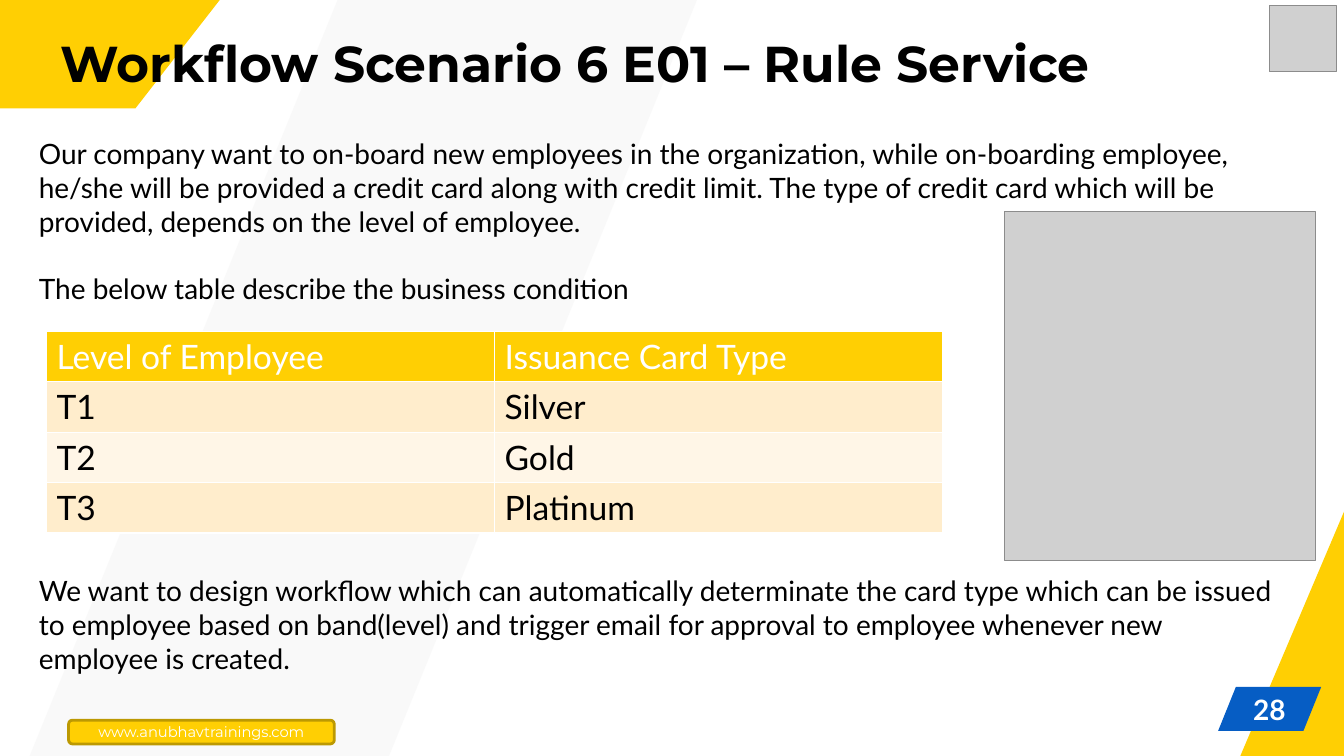
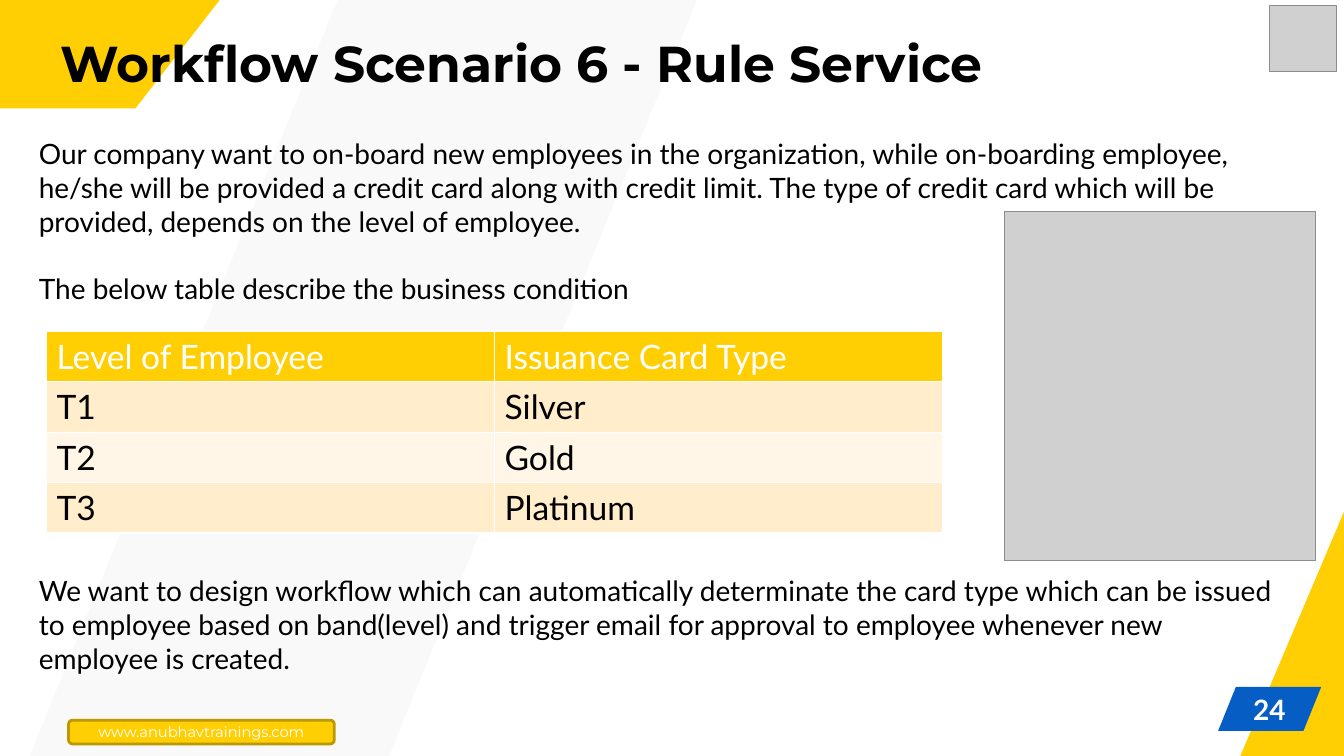
Before and after one commit to soyuztechnologies/BTP_CLD500, a slide deck: slide 24 of Day 3/Day 3.pptx (slide 28 before the commit). Drawn at 1344x756 pixels with LibreOffice and Linux fonts; fonts in the diff are those of the drawing; grey boxes stand for pictures. Boxes give left, top, right and bottom in pixels: in the first picture for what was removed or moved away, otherwise in the second. Text is boxed around its words. In the diff, an @@ line names an element or a change of style, - is before the commit and + after.

```diff
--- a/Day 3/Day 3.pptx
+++ b/Day 3/Day 3.pptx
@@ title at (x1=61, y1=34, x2=983, y2=95): text changed @@
-Workflow Scenario 6 E01 – Rule Service
+Workflow Scenario 6 - Rule Service
@@ page number at (x1=1253, y1=699, x2=1286, y2=720): text changed @@
-28
+24
```
Also in this commit, not shown: 2 other slides changed, 4 slides removed, 40 other files.
